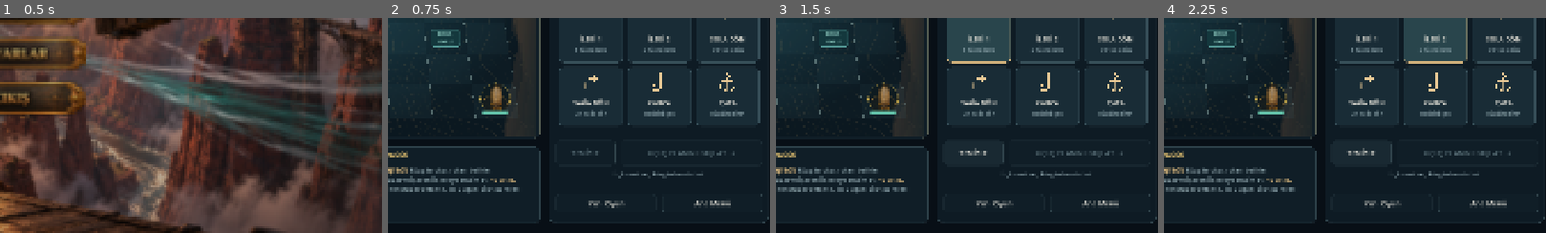
Above: before the commit, frames 1-4 (left to right).
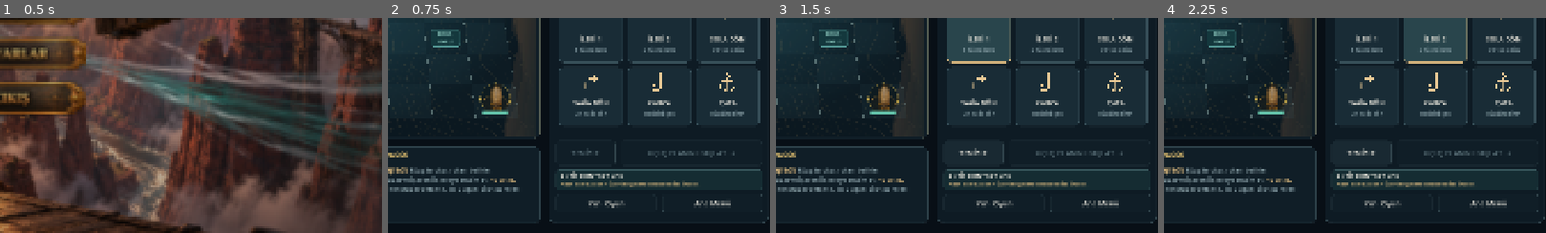
Above: after the commit, the same moments.

Repository: SerkanAydin06/Firtina-Vadisi
Game: Godot game, scene res://scenes/main.tscn
Two runs of this game, one before a commit and one after it. Both use one fixed random seed, a clock stepped at 60 frames per second and the inputs below.
Inputs (mouse positions are % of the whole screen's width and height, from its top left):
- Up to frame 1 (0.5 s): no input
- Up to frame 2 (0.75 s): click (50, 48) at 0.5 s
- Up to frame 3 (1.5 s): click "İLERİ 1" at 1.25 s
- Up to frame 4 (2.25 s): click "İLERİ 2" at 2 s
The pictures show only the part of the screen within x 49-99%, y 50-100%; the shares and areas given below are measured in that part.

Frame 1 is identical in both runs. In frame 2, 1.7% of the frame differs, in the area x 44-98%, y 70-80%; in frame 3, 1.7%; in frame 4, 1.7%.

Commit message:
Track carried contracts and highlight their delivery dock

Diff:
--- a/scripts/board_topdown.gd
+++ b/scripts/board_topdown.gd
@@ -309,6 +309,13 @@
 			continue
 		var cell: Vector2i = cells[i]
 		var contract: Dictionary = pickup_cells[cell]
+		node.set_meta("grid_cell", cell)
+		node.mouse_filter = Control.MOUSE_FILTER_STOP
+		node.tooltip_text = "Yük: %s\nHedef: %s\nÖdül: %d altın\nİlk ulaşan pilot kontratı alır." % [
+			str(contract.get("name", "Kargo")), str(contract.get("dest_name", "Teslimat")), int(contract.get("value", 0))]
+		for child in node.get_children():
+			if child is Control:
+				child.mouse_filter = Control.MOUSE_FILTER_IGNORE
 		var s: float = _depth_scale(cell)
 		node.visible = true
 		node.size = Vector2(roundf(106.0 * s), roundf(56.0 * s))
@@ -348,6 +355,12 @@
 			node.visible = false
 			continue
 		var cell: Vector2i = cells[i]
+		node.set_meta("grid_cell", cell)
+		node.mouse_filter = Control.MOUSE_FILTER_STOP
+		var info: String = "%s\nTeslimat iskelesi: yalnızca hedefi burası olan kargoyu kabul eder." % str(delivery_cells[cell])
+		node.set_meta("base_tooltip", info)
+		node.tooltip_text = str(node.get_meta("tracking_tooltip", info)) if node.get_meta("tracked_cell", Vector2i(-1, -1)) == cell else info
+		node.get_node("Label").mouse_filter = Control.MOUSE_FILTER_IGNORE
 		var s: float = _depth_scale(cell)
 		node.visible = true
 		node.size = Vector2(roundf(78.0 * s), roundf(44.0 * s))
--- /dev/null
+++ b/scripts/contract_tracker.gd
@@ -0,0 +1,68 @@
+extends Node
+## Player cargo presentation only; never claims or awards a contract.
+const Visuals = preload("res://scripts/presentation.gd")
+var game: Control
+var panel: Panel
+var cargo_label: Label
+var destination_label: Label
+var target_cell: Variant = null
+var normal_styles: Dictionary = {}
+var target_style: StyleBoxFlat
+
+func setup(owner_game: Control) -> void:
+	game = owner_game
+	var side: Control = game.get_node("GameLayer/RightPanel")
+	panel = Panel.new()
+	panel.name = "CargoTracker"
+	panel.mouse_filter = Control.MOUSE_FILTER_PASS
+	side.add_child(panel)
+	Visuals.rect(panel, 16, 898, 520, 50)
+	panel.add_theme_stylebox_override("panel", Visuals.panel(Color("152c32"), Color("38565b"), 6))
+	cargo_label = Visuals.label(panel, "", 12, 3, 496, 22, 16, Visuals.TEXT)
+	destination_label = Visuals.label(panel, "", 12, 25, 496, 21, 14, Visuals.GOLD)
+	for label in [cargo_label, destination_label]:
+		label.text_overrun_behavior = TextServer.OVERRUN_TRIM_ELLIPSIS
+	for dock in game.board.delivery_nodes:
+		normal_styles[dock] = dock.get_theme_stylebox("panel")
+	target_style = Visuals.panel(Color("304c42"), Visuals.GOLD, 6)
+	target_style.set_border_width_all(3)
+	target_style.shadow_color = Color(0.84, 0.70, 0.40, 0.32)
+	target_style.shadow_size = 10
+
+func refresh() -> void:
+	clear_target()
+	if game.ships.is_empty() or not game.game_layer.visible or game.game_over:
+		panel.hide()
+		return
+	panel.show()
+	var cargo: Dictionary = {}
+	for ship in game.ships:
+		if ship.human:
+			cargo = ship.cargo
+			break
+	if cargo.is_empty():
+		cargo_label.text = "AKTİF KONTRAT YOK"
+		destination_label.text = "Altın kontratların üzerine gelerek hedeflerini incele."
+		panel.tooltip_text = "Bir kontrat hücresine ulaşarak yükü al. İşaretli iskeleye teslim ederek altın kazan."
+		return
+	target_cell = cargo.dest
+	cargo_label.text = "YÜK  /  %s" % str(cargo.name)
+	destination_label.text = "HEDEF  /  %s    •    +%d ALTIN" % [str(cargo.dest_name), int(cargo.value)]
+	panel.tooltip_text = "Yük: %s\nHedef: %s\nÖdül: %d altın" % [str(cargo.name), str(cargo.dest_name), int(cargo.value)]
+	for dock in game.board.delivery_nodes:
+		if dock.visible and dock.get_meta("grid_cell", Vector2i(-1, -1)) == target_cell:
+			dock.add_theme_stylebox_override("panel", target_style)
+			dock.get_node("Label").add_theme_color_override("font_color", Visuals.GOLD)
+			dock.tooltip_text = "TESLİMAT HEDEFİN\n" + panel.tooltip_text
+			dock.set_meta("tracked_cell", target_cell)
+			dock.set_meta("tracking_tooltip", dock.tooltip_text)
+
+func clear_target() -> void:
+	target_cell = null
+	for dock in normal_styles:
+		if dock.has_meta("tracked_cell"):
+			dock.remove_meta("tracked_cell")
+			dock.remove_meta("tracking_tooltip")
+		dock.add_theme_stylebox_override("panel", normal_styles[dock])
+		dock.get_node("Label").add_theme_color_override("font_color", Color("9fdfd3"))
+		dock.tooltip_text = str(dock.get_meta("base_tooltip", ""))
--- a/scripts/main_ui.gd
+++ b/scripts/main_ui.gd
@@ -32,6 +32,7 @@
 var contract_serial: int = 0
 var route_overlay: Node2D
 var route_hint: Label
+var contract_tracker: Node
 
 func build_shell() -> void:
 	texture_filter = CanvasItem.TEXTURE_FILTER_LINEAR_WITH_MIPMAPS
@@ -122,6 +123,10 @@
 	route_hint = preload("res://scripts/presentation.gd").label(board, "", 440, 8, 820, 25, 12, Color("91a8af"))
 	route_hint.name = "RouteHint"
 	route_hint.z_index = 401
+	contract_tracker = preload("res://scripts/contract_tracker.gd").new()
+	add_child(contract_tracker)
+	contract_tracker.setup(self)
+	board.resized.connect(func() -> void: contract_tracker.call_deferred("refresh"))
 
 func setup_game() -> void:
 	session_id += 1
@@ -217,6 +222,7 @@
 		_spawn_contract_at(source)
 	if changed_contracts:
 		board.configure(GRID_SIZE, rocks, pickups, deliveries)
+		_refresh_contract_tracking()
 
 func respawn_ship(ship: Dictionary) -> void:
 	if not ship.cargo.is_empty():
@@ -227,6 +233,7 @@
 	ship.hp = MAX_HP
 	ship.anchored = false
 	ship.cargo = {}
+	_refresh_contract_tracking()
 	var candidate: Vector2i = START_CELLS[(int(ship.id) - 1) % START_CELLS.size()]
 	if (ship_at(candidate) == null or ship_at(candidate) == ship) and not rocks.has(candidate):
 		ship.pos = candidate
@@ -240,6 +247,7 @@
 					return
 
 func refresh_ui() -> void:
+	_refresh_contract_tracking()
 	_refresh_route_preview()
 	round_label.text = "Tur %d" % round_no
 	wind_label.text = DIR_NAMES[wind_dir]
@@ -342,4 +350,9 @@
 
 func show_menu() -> void:
 	super.show_menu()
+	_refresh_contract_tracking()
 	_refresh_route_preview()
+
+func _refresh_contract_tracking() -> void:
+	if is_instance_valid(contract_tracker):
+		contract_tracker.refresh()
--- a/scripts/presentation.gd
+++ b/scripts/presentation.gd
@@ -35,6 +35,9 @@
 static func apply(game: Control) -> void:
 	var theme := Theme.new()
 	theme.default_font_size = 18
+	theme.set_stylebox("panel", "TooltipPanel", panel(Color("10232c"), GOLD, 6))
+	theme.set_font_size("font_size", "TooltipLabel", 16)
+	theme.set_color("font_color", "TooltipLabel", TEXT)
 	theme.set_color("font_color", "Label", TEXT)
 	theme.set_color("font_color", "Button", TEXT)
 	for state in ["normal", "hover", "pressed", "disabled", "focus"]:
@@ -225,7 +228,6 @@
 	game.execute_button.add_theme_stylebox_override("normal", panel(Color("c4a16a"), GOLD, 8))
 	game.execute_button.add_theme_stylebox_override("hover", panel(Color("e1bd85"), GOLD, 8))
 	game.execute_button.add_theme_color_override("font_color", Color("14222a"))
-	label(side, "Üç komut seç. Rüzgârı hesaba kat.", 16, 898, 520, 28, 14, MUTED).horizontal_alignment = HORIZONTAL_ALIGNMENT_CENTER
 	rect(side.get_node("RestartButton"), 16, 958, 252, 48)
 	rect(side.get_node("MenuButton"), 284, 958, 252, 48)
 
--- a/tests/regression.gd
+++ b/tests/regression.gd
@@ -44,6 +44,7 @@
 	game._on_clear_pressed()
 	verify(game.route_overlay.steps.is_empty(), "Clear removes preview")
 	_test_route_prediction()
+	_test_contract_tracking()
 
 	game.ships[0].coins = 15
 	verify(game.check_victory(), "Victory threshold")
@@ -210,3 +211,51 @@
 	ship.pos = Vector2i(10, 4)
 	result = preview.build(ship, [game.CMD_FORWARD_1], 2, [], [ship], game.GRID_SIZE)
 	verify(result.steps[0].risk and result.steps[-1].to == Vector2i(10, 5), "Boundary blocks motor, then wind proceeds")
+
+func _test_contract_tracking() -> void:
+	var tracker = game.contract_tracker
+	var source := Vector2i(4, 3)
+	verify(tracker.target_cell == null, "No cargo means no highlighted destination")
+	for node in game.board.contract_nodes:
+		if node.visible:
+			var info: Dictionary = game.pickups[node.get_meta("grid_cell")]
+			verify(node.tooltip_text.contains(info.name) and node.tooltip_text.contains(info.dest_name), "Available contract tooltip matches its current data")
+			verify(node.mouse_filter == Control.MOUSE_FILTER_STOP, "Contract accepts hover information")
+	game.ships[0].pos = source
+	game.check_all_cargo()
+	var cargo: Dictionary = game.ships[0].cargo.duplicate(true)
+	verify(tracker.target_cell == cargo.dest, "Claim immediately highlights carried cargo destination")
+	verify(tracker.cargo_label.text.contains(cargo.name) and tracker.destination_label.text.contains(cargo.dest_name) and tracker.destination_label.text.contains("5"), "Cargo panel shows load, target and reward")
+	var highlighted: int = 0
+	for dock in game.board.delivery_nodes:
+		if dock.get_theme_stylebox("panel") == tracker.target_style:
+			highlighted += 1
+			verify(dock.get_meta("grid_cell") == cargo.dest and dock.tooltip_text.contains("HEDEFİN"), "Only the actual destination gets player-target information")
+	verify(highlighted == 1, "Exactly one dock highlighted")
+	game.board.fit_board()
+	for dock in game.board.delivery_nodes:
+		if dock.get_meta("grid_cell") == cargo.dest:
+			verify(dock.tooltip_text.contains("HEDEFİN"), "Target tooltip survives deferred board relayout")
+	var before: Array = game.ships.duplicate(true)
+	tracker.refresh()
+	verify(before == game.ships, "Tracker never mutates gameplay")
+	game.ships[0].pos = cargo.dest
+	game.check_all_cargo()
+	verify(tracker.target_cell == null and game.ships[0].coins == 5, "Delivery clears target immediately")
+	for dock in game.board.delivery_nodes:
+		verify(dock.get_theme_stylebox("panel") != tracker.target_style and not dock.tooltip_text.contains("HEDEFİN"), "Delivery removes old highlight and tooltip")
+	game.ships[0].pos = source
+	game.check_all_cargo()
+	game.ships[0].hp = 1
+	game.damage_ship(game.ships[0], 1, "test")
+	verify(tracker.target_cell == null and game.pickups.has(source), "Respawn clears target and restores lost contract")
+	game.ships[1].pos = source
+	game.check_all_cargo()
+	verify(tracker.target_cell == null, "Opponent cargo does not highlight a player destination")
+	game.ships[0].pos = Vector2i(6, 3)
+	game.check_all_cargo()
+	verify(tracker.target_cell != null, "New contract replaces previous target")
+	game.show_menu()
+	verify(tracker.target_cell == null and not tracker.panel.visible, "Menu clears tracking")
+	game._on_start_pressed()
+	verify(tracker.target_cell == null and tracker.panel.visible, "New match starts with empty visible tracker")
Not shown, added: scripts/contract_tracker.gd.uid
Not shown, changed: README.md
Not shown, changed: TODO.md
